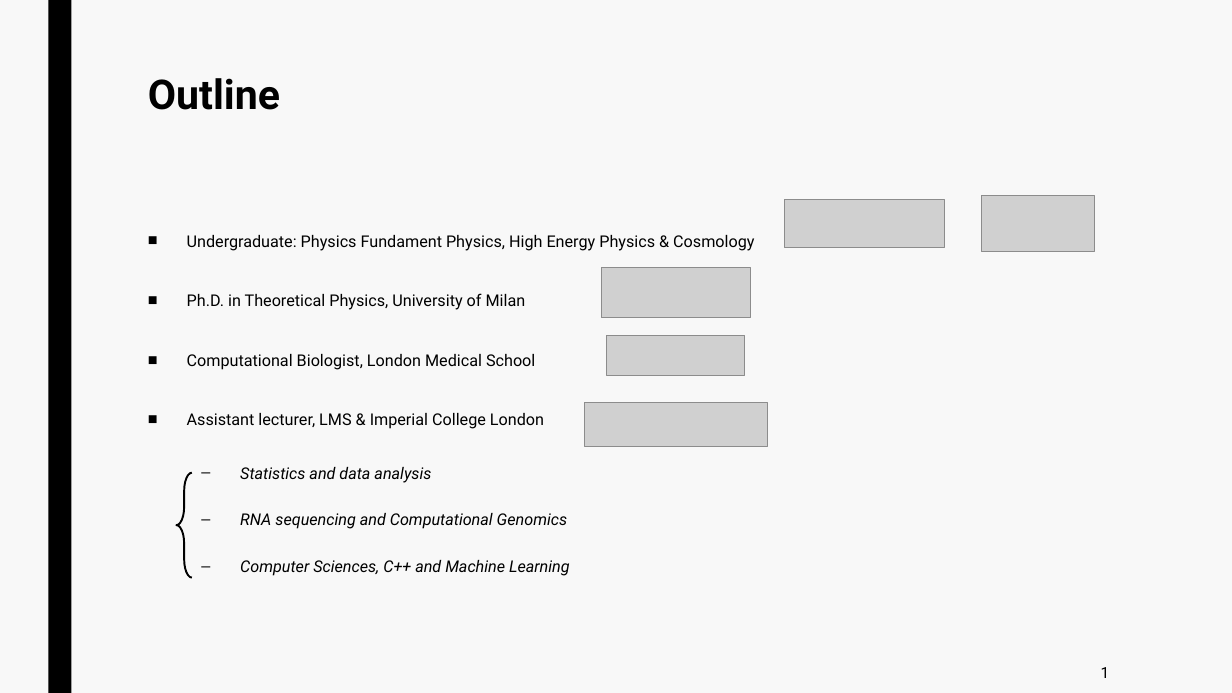
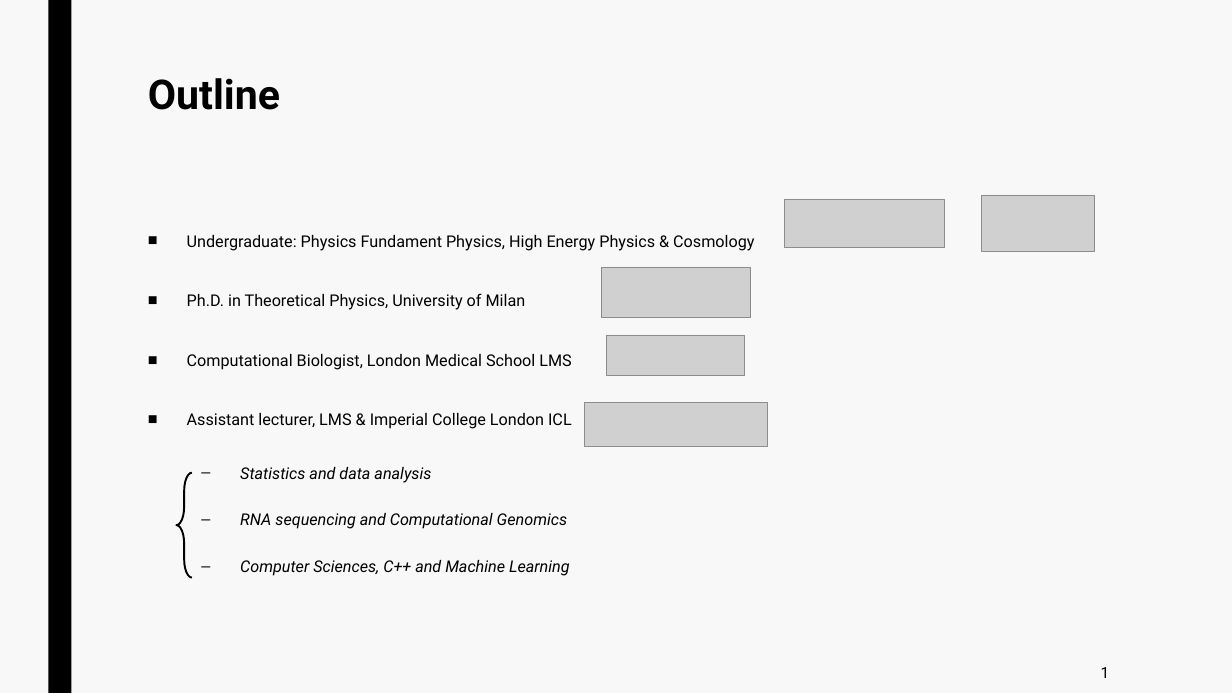
Before and after one commit to jurtasun/presentations, a slide deck: slide 2 of 202306_CRG_Postdoc/230623_GRG_Postdoc.ppt. Drawn at 1232x693 pixels with LibreOffice and Linux fonts; fonts in the diff are those of the drawing; grey boxes stand for pictures. Boxes give left, top, right and bottom in pixels: in the first picture for what was removed or moved away, otherwise in the second. Text is boxed around its words. In the diff, an @@ line names an element or a change of style, - is before the commit and + after.

```diff
--- a/202306_CRG_Postdoc/230623_GRG_Postdoc.ppt
+++ b/202306_CRG_Postdoc/230623_GRG_Postdoc.ppt
@@ text at (187,354,572,429): text changed @@
-■ Computational Biologist, London Medical School
-■ Assistant lecturer, LMS & Imperial College London
+■ Computational Biologist, London Medical School LMS
+■ Assistant lecturer, LMS & Imperial College London ICL
```
Also in this commit, not shown: 2 other slides changed, 13 slides added, 13 slides removed, 3 other files.
